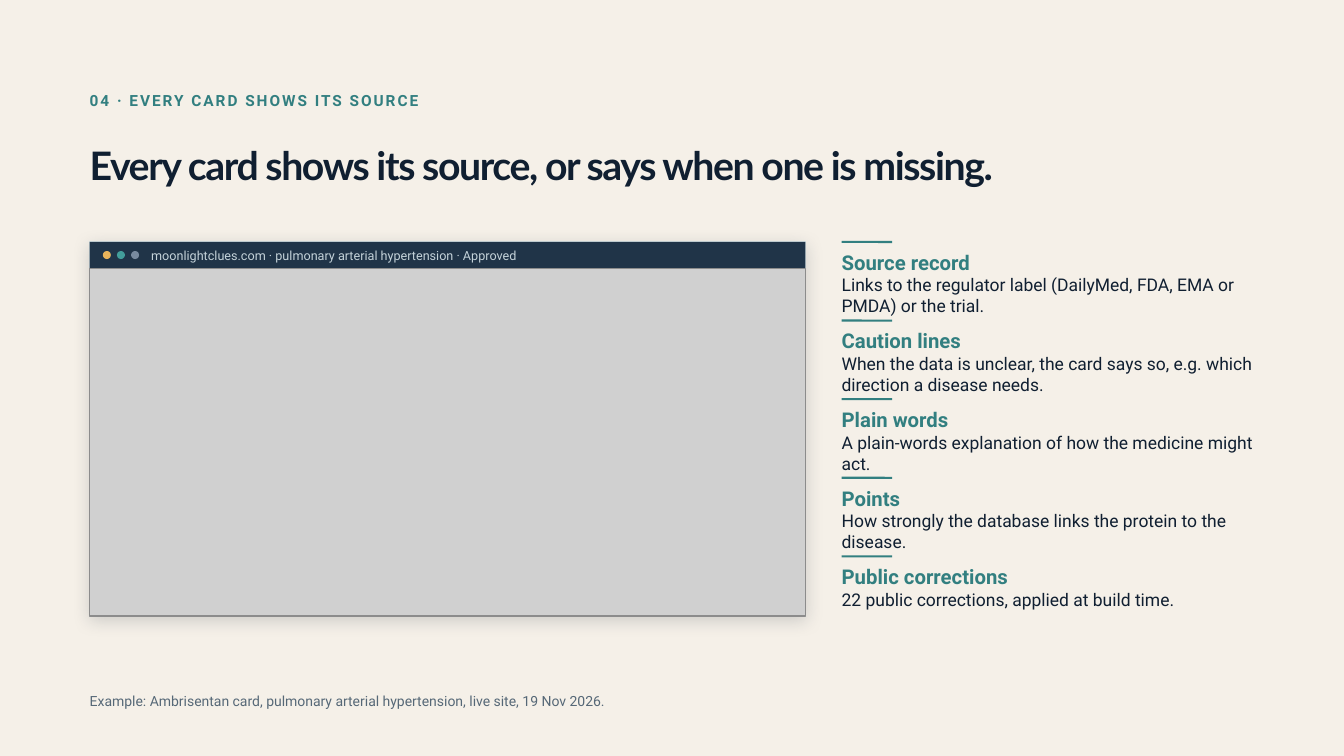
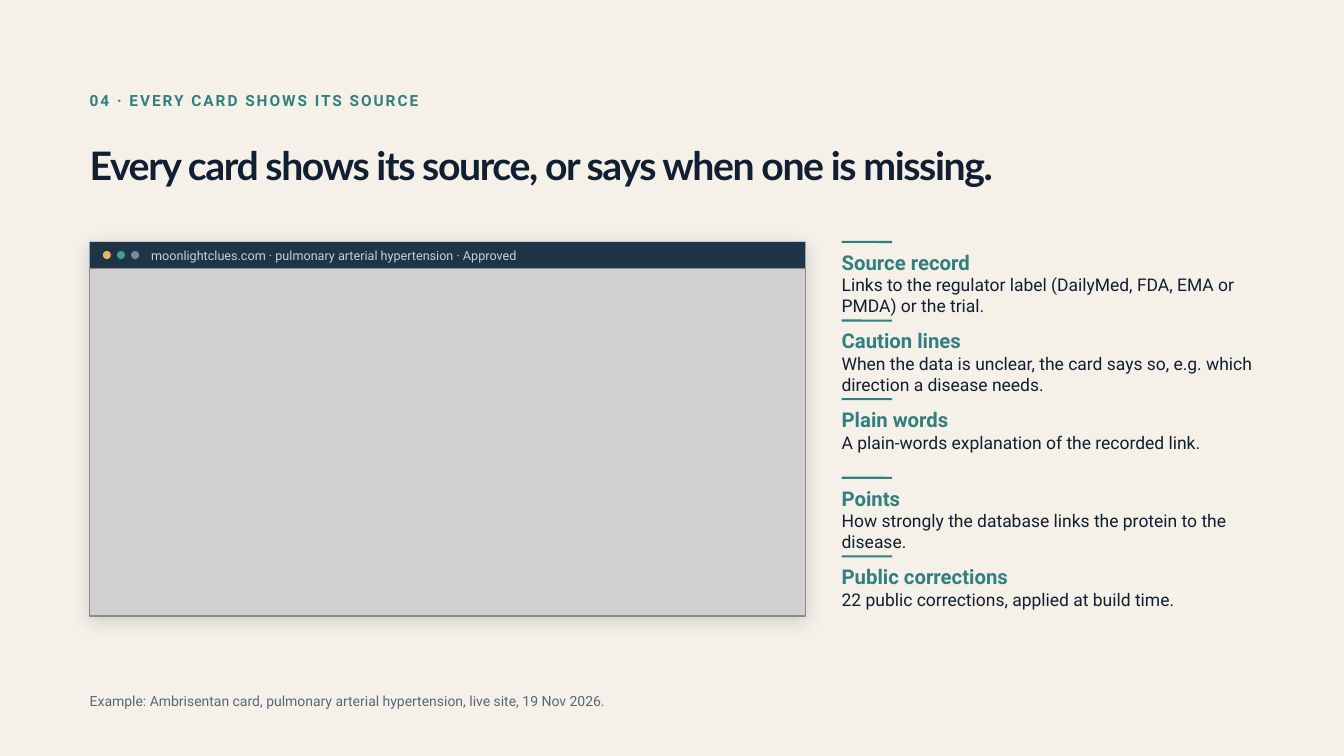
Before and after one commit to Moonlight-Clues/moonlight, a slide deck: slide 5 of docs/pitch/moonlight-deck-funders-19nov.pptx. Drawn at 1344x756 pixels with LibreOffice and Linux fonts; fonts in the diff are those of the drawing; grey boxes stand for pictures. Boxes give left, top, right and bottom in pixels: in the first picture for what was removed or moved away, otherwise in the second. Text is boxed around its words. In the diff, an @@ line names an element or a change of style, - is before the commit and + after.

```diff
--- a/docs/pitch/moonlight-deck-funders-19nov.pptx
+++ b/docs/pitch/moonlight-deck-funders-19nov.pptx
@@ text at bbox=[842, 435, 1201, 453]: text changed @@
-A plain-words explanation of how the medicine might act.
+A plain-words explanation of the recorded link.
```
Also in this commit, not shown: 6 other slides changed, 1 slide added, 4 other files.
